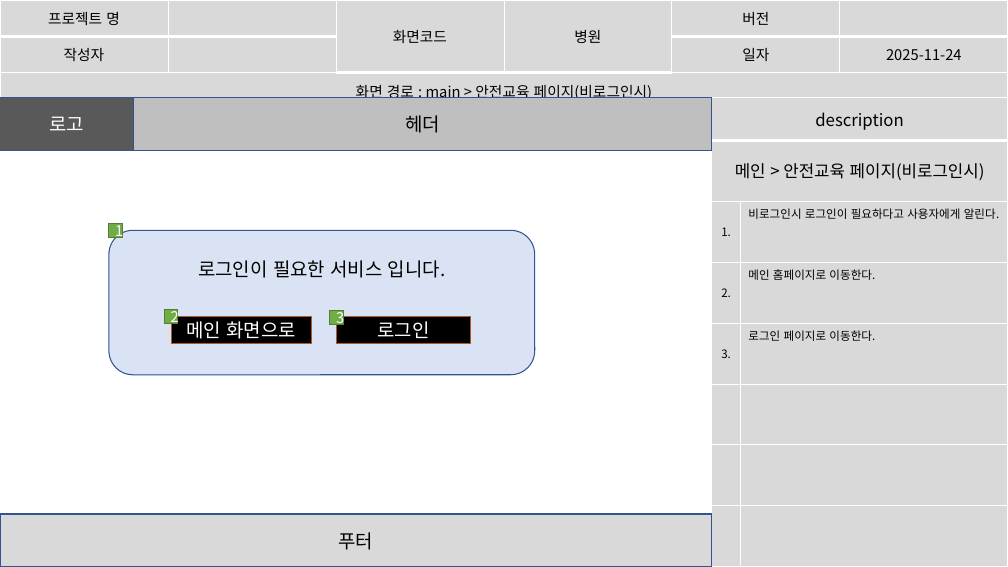
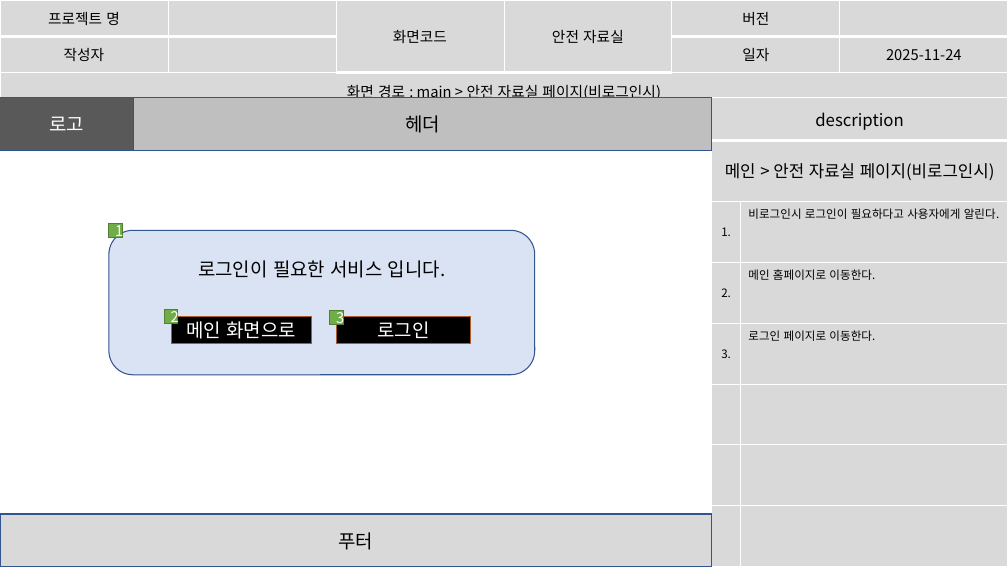
Before and after one commit to imyongchan/source, a slide deck: slide 31 of 종합기획/종합/스토리보드_종합중.pptx (slide 30 before the commit). Drawn at 1008x567 pixels with LibreOffice and Linux fonts; fonts in the diff are those of the drawing. Boxes give left, top, right and bottom in pixels: in the first picture for what was removed or moved away, otherwise in the second. Text is boxed around its words. In the diff, an @@ line names an element or a change of style, - is before the commit and + after.

```diff
--- a/종합기획/종합/스토리보드_종합중.pptx
+++ b/종합기획/종합/스토리보드_종합중.pptx
@@ table at (0, 0, 1007, 115) @@
-row 1, column 4: 병원
+row 1, column 4: 안전 자료실
-row 3, column 1: 화면 경로 : main > 안전교육 페이지(비로그인시)
+row 3, column 1: 화면 경로 : main > 안전 자료실 페이지(비로그인시)
@@ table at (712, 98, 1008, 567) @@
-row 2, column 1: 메인 > 안전교육 페이지(비로그인시)
+row 2, column 1: 메인 > 안전 자료실 페이지(비로그인시)
```
Also in this commit, not shown: 10 other slides changed, 1 slide added.
